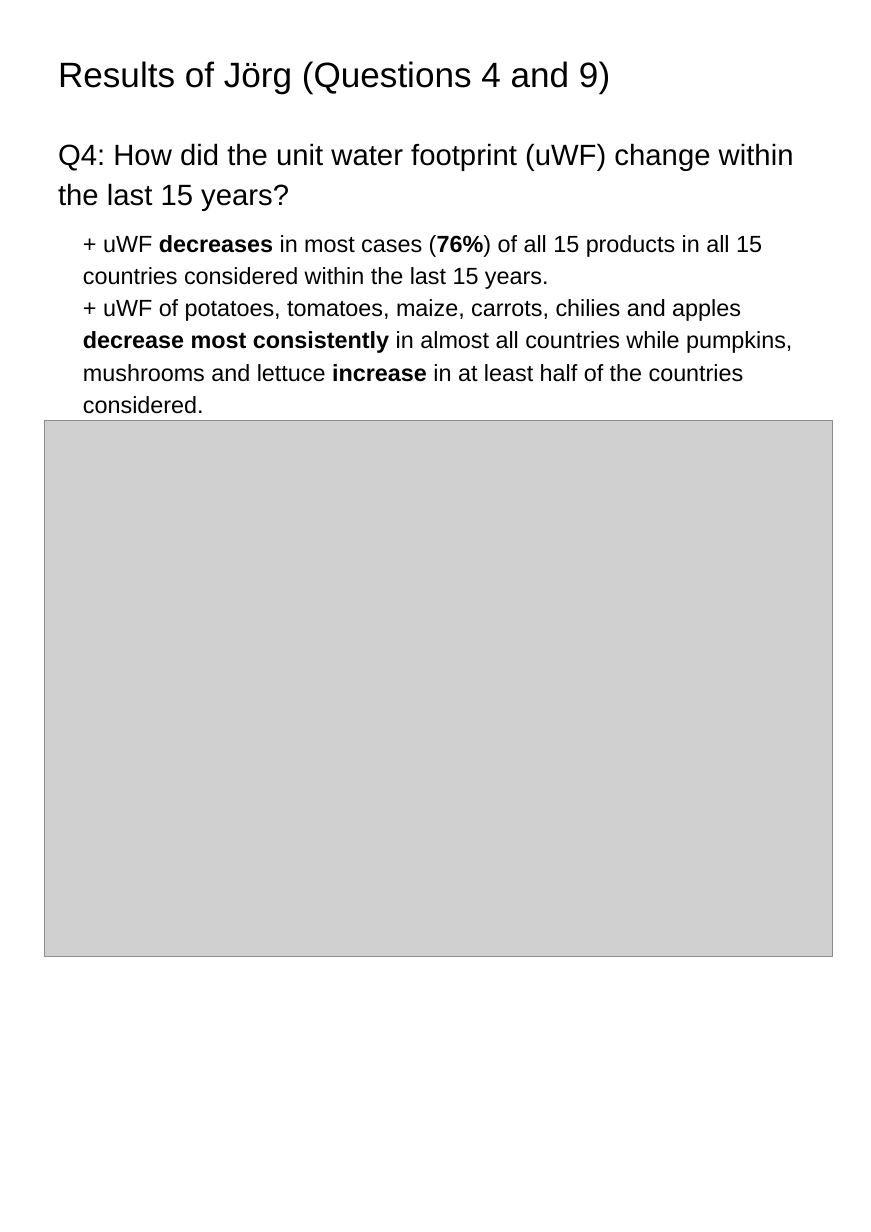
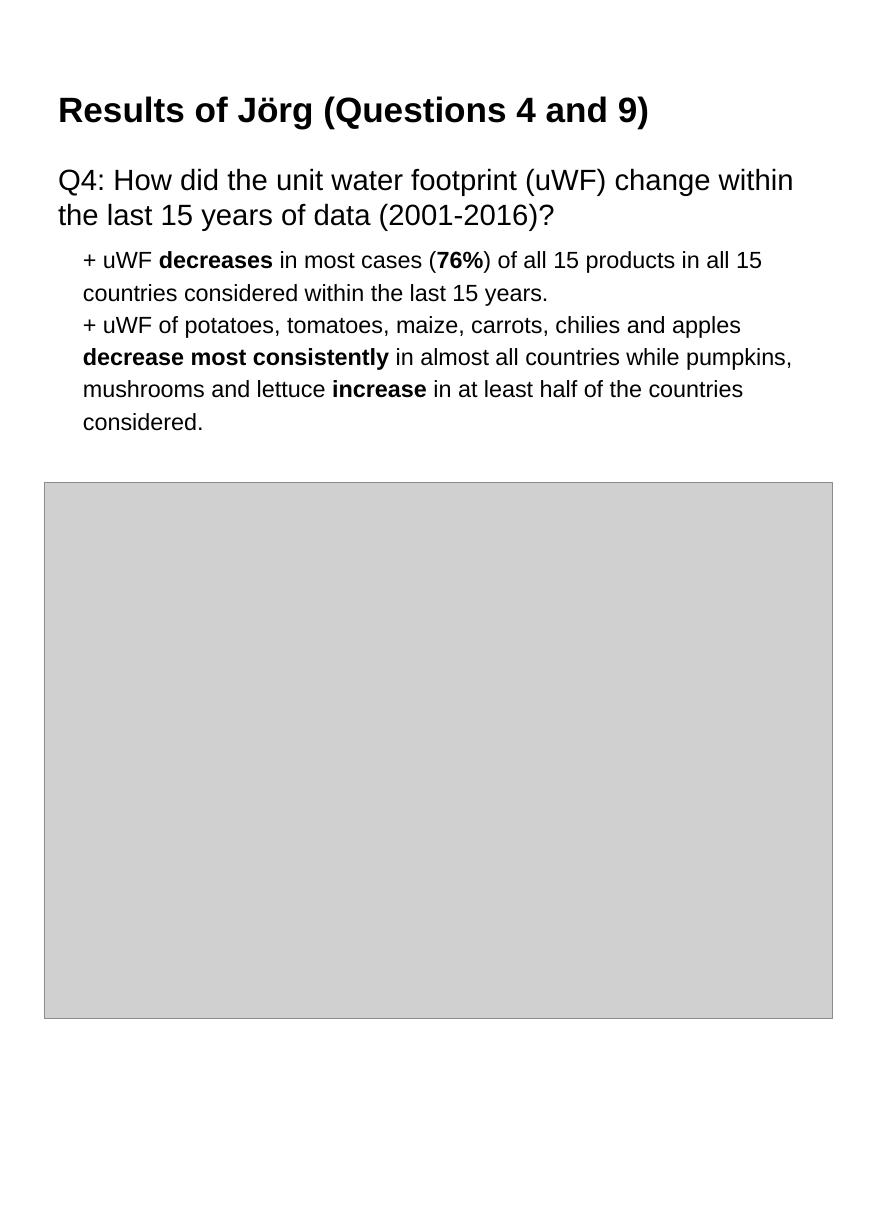
Before and after one commit to jburdano/uWF101, a slide deck: slide 1 of results_task4and9.pptx. Drawn at 871x1232 pixels with LibreOffice and Linux fonts; fonts in the diff are those of the drawing; grey boxes stand for pictures. Boxes give left, top, right and bottom in pixels: in the first picture for what was removed or moved away, otherwise in the second. Text is boxed around its words. In the diff, an @@ line names an element or a change of style, - is before the commit and + after.

```diff
--- a/results_task4and9.pptx
+++ b/results_task4and9.pptx
@@ text at bbox=[58, 96, 794, 231]: text changed @@
-Results of Jörg (Questions 4 and 9)
-Q4: How did the unit water footprint (uWF) change within the last 15 years?
+Results of Jörg (Questions 4 and 9)
+Q4: How did the unit water footprint (uWF) change within the last 15 years of data (2001-2016)?
@@ text "+ uWF decreases in most ...": place and size @@
-text "+ uWF decreases in most ..." at bbox=[83, 235, 792, 414]
+text "+ uWF decreases in most ..." at bbox=[83, 251, 792, 431]
@@ picture: place and size @@
-picture at bbox=[45, 420, 833, 955]
+picture at bbox=[45, 482, 833, 1017]
```
Also in this commit, not shown: 1 other slide changed, 3 slides added.
